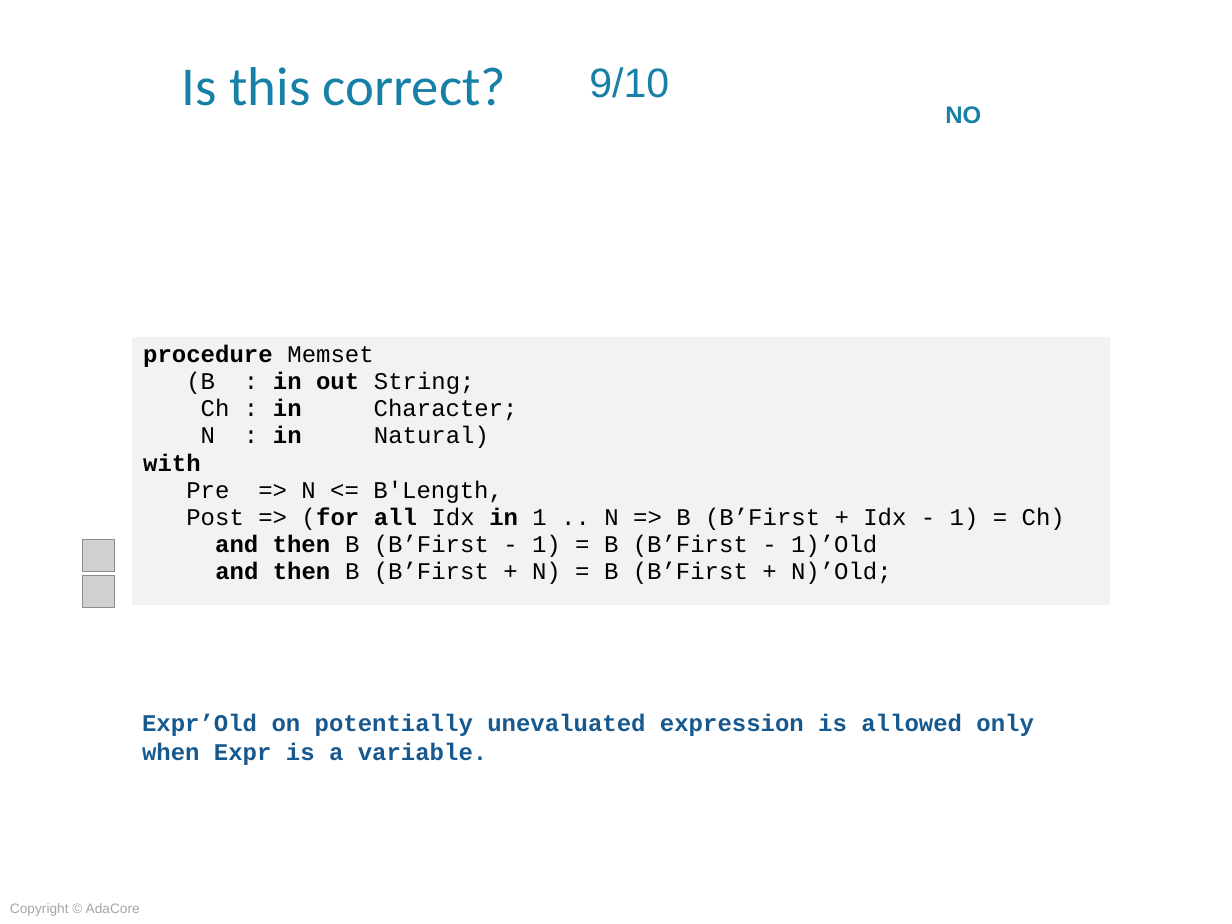
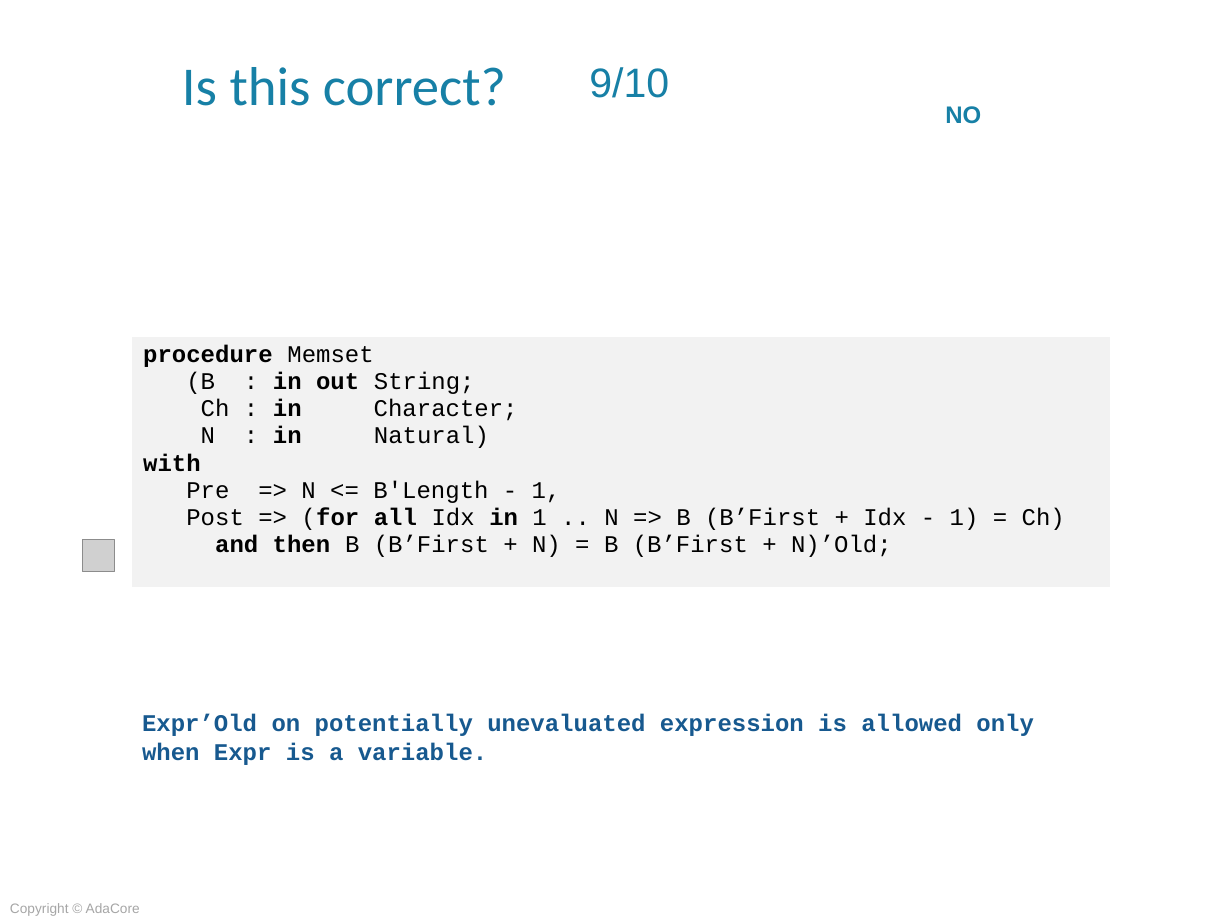
Before and after one commit to AdaCoreU/Courses, a slide deck: slide 31 of lectures/06_SPARK_2014/Subprogram_Contracts.pptx. Drawn at 1232x924 pixels with LibreOffice and Linux fonts; fonts in the diff are those of the drawing; grey boxes stand for pictures; background and template pictures are left out. Boxes give left, top, right and bottom in pixels: in the first picture for what was removed or moved away, otherwise in the second. Text is boxed around its words. In the diff, an @@ line names an element or a change of style, - is before the commit and + after.

```diff
--- a/lectures/06_SPARK_2014/Subprogram_Contracts.pptx
+++ b/lectures/06_SPARK_2014/Subprogram_Contracts.pptx
@@ table at (131,336,1110,589) @@
-row 1, column 1: procedure Memset / (B : in out String; / Ch : in Character; / N : in Natural) / with / Pre => N <= B'Length, / Post => (for all Idx in 1 .. N => B (B’First + Idx - 1) = Ch) / and then B (B’First - 1) = B (B’First - 1)’Old / and then B (B’First + N) = B (B’First + N)’Old;
+row 1, column 1: procedure Memset / (B : in out String; / Ch : in Character; / N : in Natural) / with / Pre => N <= B'Length - 1, / Post => (for all Idx in 1 .. N => B (B’First + Idx - 1) = Ch) / and then B (B’First + N) = B (B’First + N)’Old;
@@ picture removed at (83,575,115,607) @@
```
Also in this commit, not shown: 4 other slides changed, 3 other files.
